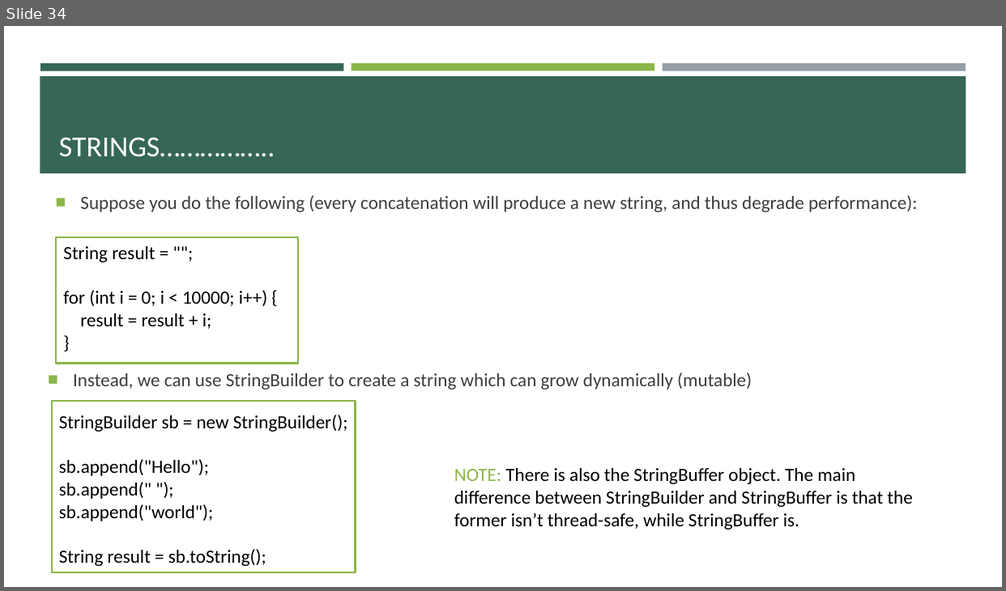
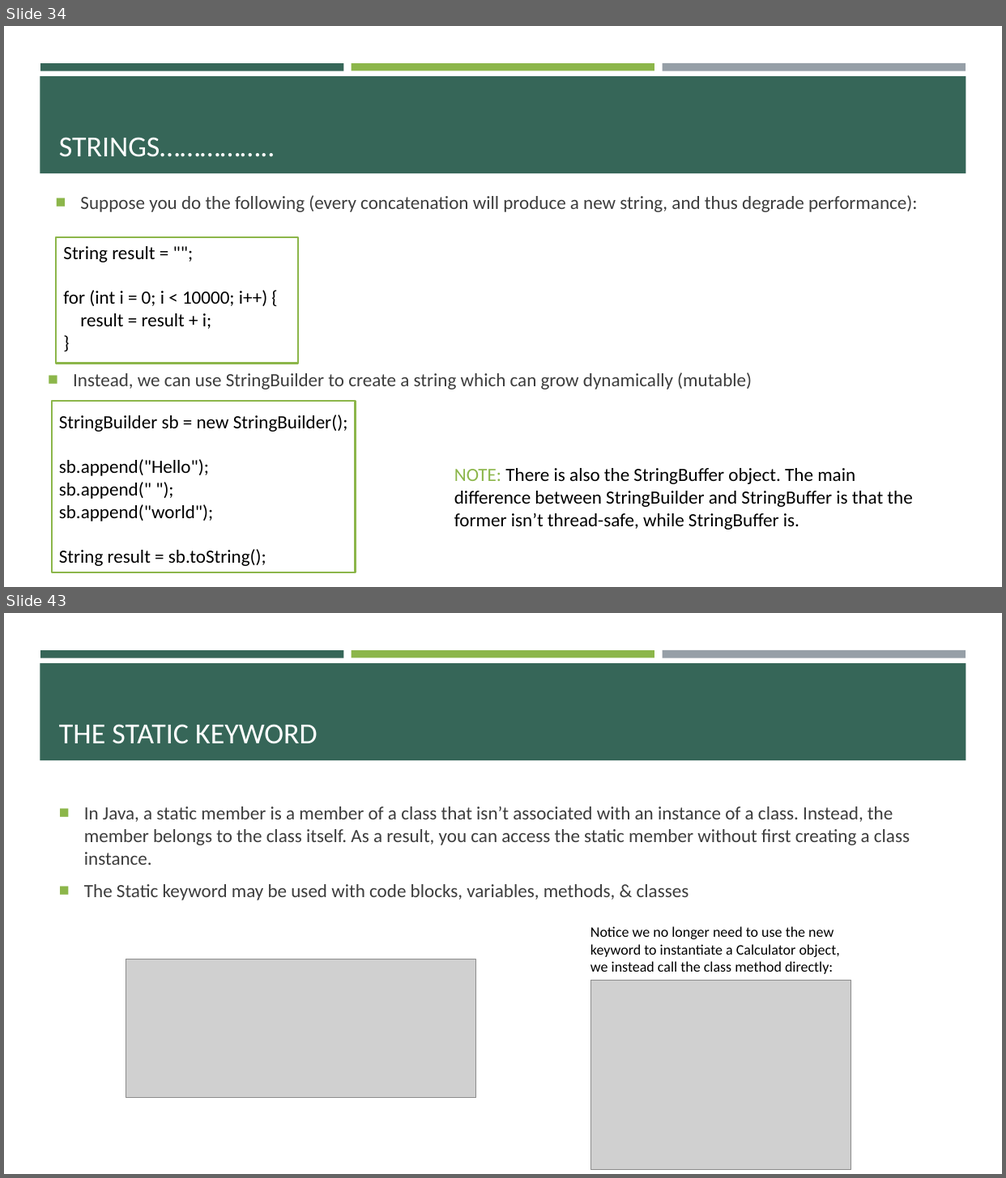
Before and after one commit to e-m-wilson/java-fs, a slide deck: Week_2/Core_Java.pptx. Shown one above the other, each under a label of ours: slide 34 before the commit, slides 34 and 43 after it; the slides between them are not shown. The pictures are 1006x591 and 1006x1178 pixels, drawn with LibreOffice and Linux fonts; fonts in the diff are those of the drawing; grey boxes stand for pictures. Boxes give left, top, right and bottom in pixels: in the first picture for what was removed or moved away, otherwise in the second. Text is boxed around its words. In the diff, an @@ line names an element or a change of style, - is before the commit and + after.

```diff
--- a/Week_2/Core_Java.pptx
+++ b/Week_2/Core_Java.pptx
@@ slide 43 added at (4,613,1002,1174), background #FFFFFF; not listed: 4 template elements that a slide beside it also shows @@
@@ title added at (59,724,317,744), 28 pt, text #FFFFFF @@
+THE STATIC KEYWORD
@@ text added at (84,807,910,901), 18 pt, text #3D3D3D @@
+■ In Java, a static member is a member of a class that isn’t associated with an instance of a class. Instead, the member belongs to the class itself. As a result, you can access the static member without first creating a class instance.
+■ The Static keyword may be used with code blocks, variables, methods, & classes
@@ text added at (590,926,840,974), 14 pt, text #000000 @@
+Notice we no longer need to use the new keyword to instantiate a Calculator object, we instead call the class method directly:
@@ picture added at (126,960,476,1097) @@
@@ picture added at (591,981,850,1170) @@
```
Also in this commit, not shown: 12 other slides added, 6 other files.
